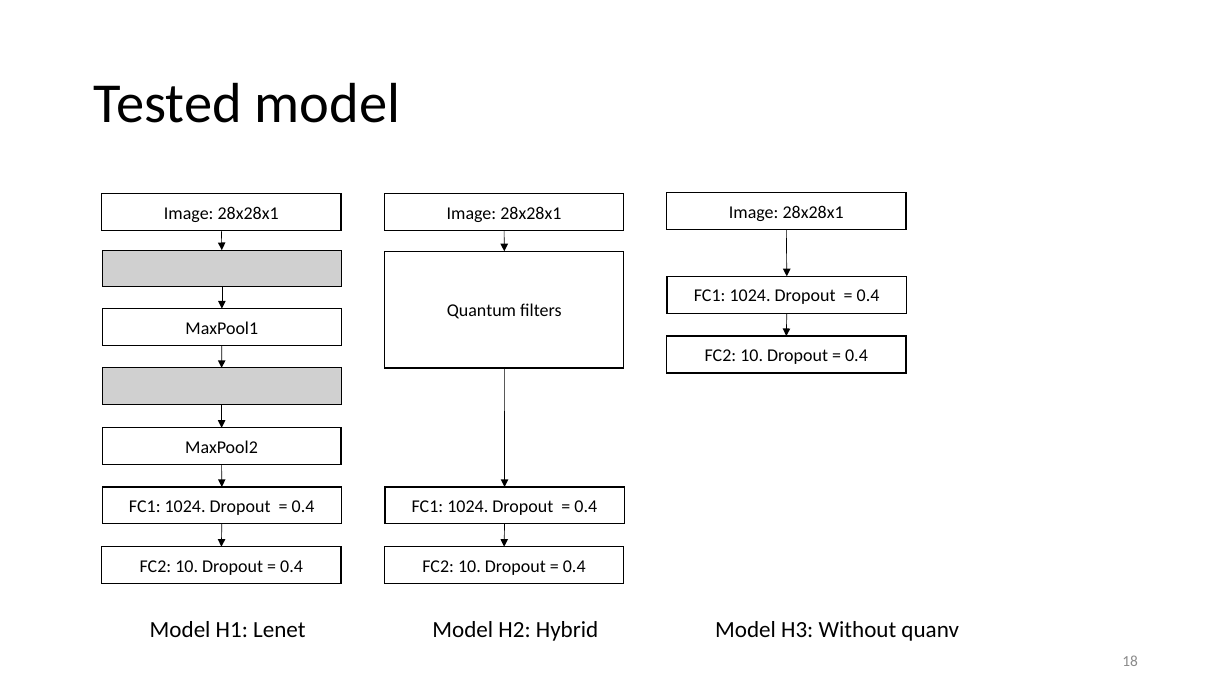
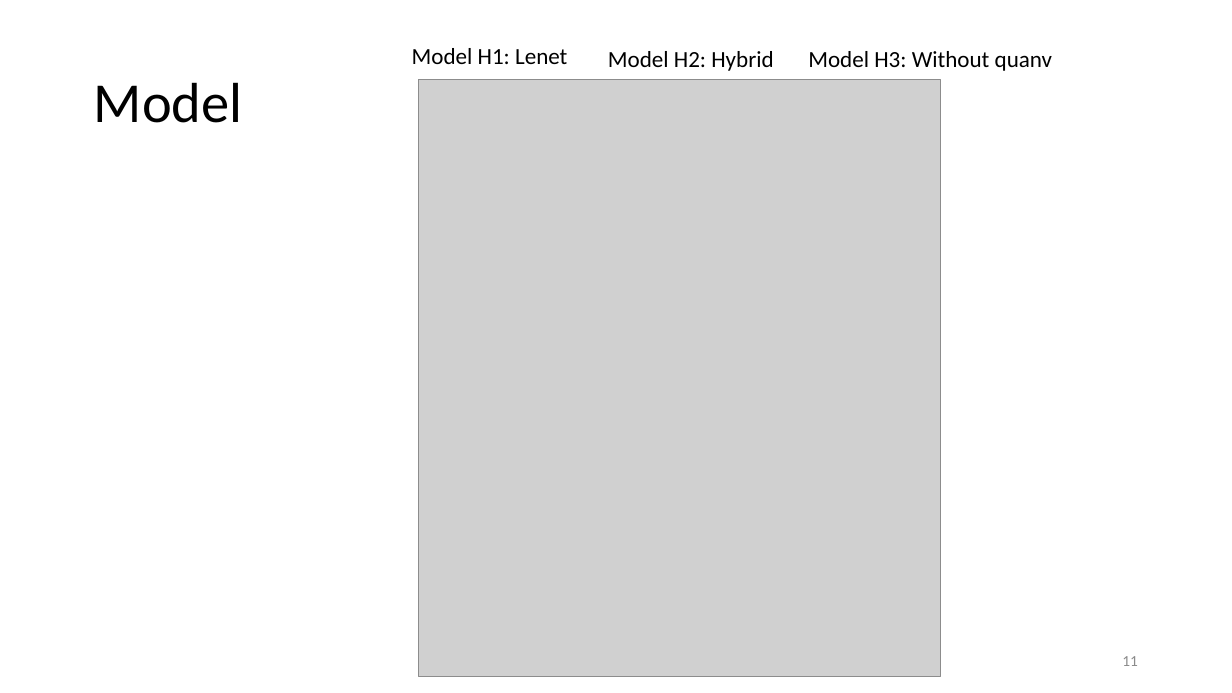
Before and after one commit to vutuanhai237/DynamicQNN, a slide deck: slide 11 of thesis/Quanvolutional neural network.pptx (slide 18 before the commit). Drawn at 1232x693 pixels with LibreOffice and Linux fonts; fonts in the diff are those of the drawing; grey boxes stand for pictures. Boxes give left, top, right and bottom in pixels: in the first picture for what was removed or moved away, otherwise in the second. Text is boxed around its words. In the diff, an @@ line names an element or a change of style, - is before the commit and + after.

```diff
--- a/thesis/Quanvolutional neural network.pptx
+++ b/thesis/Quanvolutional neural network.pptx
@@ text "Model H1: Lenet": place and size @@
-text "Model H1: Lenet" at [150, 621, 305, 637]
+text "Model H1: Lenet" at [412, 48, 567, 64]
@@ text "Model H2: Hybrid": place and size @@
-text "Model H2: Hybrid" at [432, 621, 598, 641]
+text "Model H2: Hybrid" at [608, 51, 773, 71]
@@ text "Model H3: Without quanv": place and size @@
-text "Model H3: Without quanv" at [715, 621, 958, 641]
+text "Model H3: Without quanv" at [808, 51, 1052, 71]
@@ title at [94, 82, 243, 123]: text changed @@
-Tested model
+Model
@@ picture added at [419, 79, 940, 677] @@
@@ rectangle removed at [102, 194, 341, 231] @@
-Image: 28x28x1
@@ rectangle removed at [384, 194, 624, 231] @@
-Image: 28x28x1
@@ rectangle removed at [667, 193, 907, 230] @@
-Image: 28x28x1
@@ arrow removed from (222, 231) to (222, 250) @@
@@ arrow removed from (505, 231) to (505, 251) @@
@@ arrow removed from (787, 230) to (787, 276) @@
@@ picture removed at [103, 250, 342, 287] @@
@@ rectangle removed at [385, 251, 625, 368] @@
-Quantum filters
@@ arrow removed from (222, 287) to (222, 309) @@
@@ rectangle removed at [667, 276, 907, 313] @@
-FC1: 1024. Dropout = 0.4
@@ rectangle removed at [103, 309, 342, 346] @@
-MaxPool1
@@ arrow removed from (787, 313) to (787, 336) @@
@@ arrow removed from (222, 346) to (222, 368) @@
@@ rectangle removed at [667, 336, 907, 373] @@
-FC2: 10. Dropout = 0.4
@@ picture removed at [103, 368, 342, 405] @@
@@ arrow removed from (505, 368) to (505, 487) @@
@@ arrow removed from (222, 405) to (222, 428) @@
@@ rectangle removed at [103, 428, 342, 465] @@
-MaxPool2
@@ arrow removed from (222, 465) to (222, 487) @@
@@ rectangle removed at [103, 487, 342, 524] @@
-FC1: 1024. Dropout = 0.4
@@ rectangle removed at [385, 487, 625, 524] @@
-FC1: 1024. Dropout = 0.4
@@ arrow removed from (222, 524) to (222, 547) @@
@@ arrow removed from (505, 524) to (505, 547) @@
@@ rectangle removed at [102, 547, 341, 584] @@
-FC2: 10. Dropout = 0.4
@@ rectangle removed at [384, 547, 624, 584] @@
-FC2: 10. Dropout = 0.4
@@ page number at [1122, 656, 1138, 666]: text changed @@
-18
+11
```
Also in this commit, not shown: 11 other slides changed, 3 slides added, 10 slides removed.
